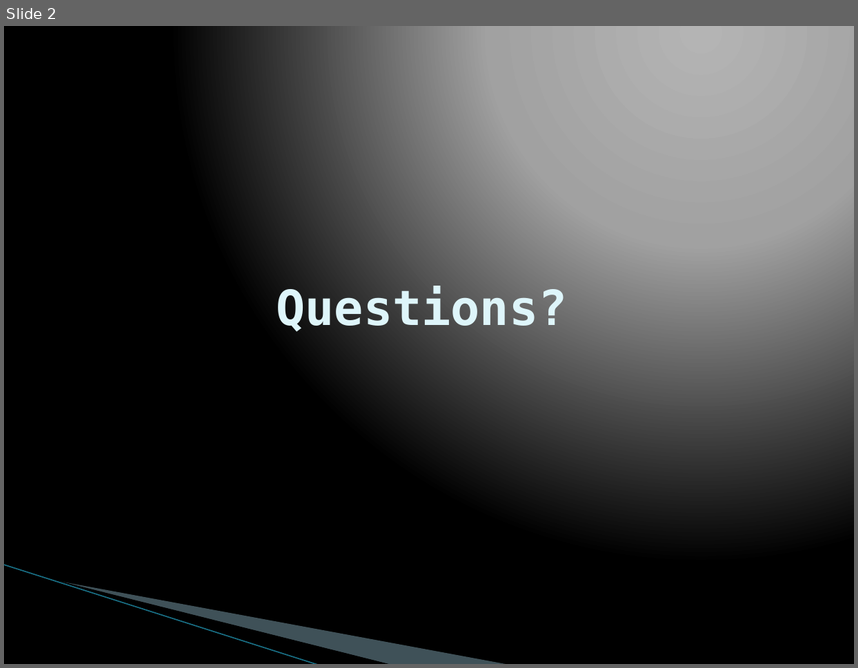
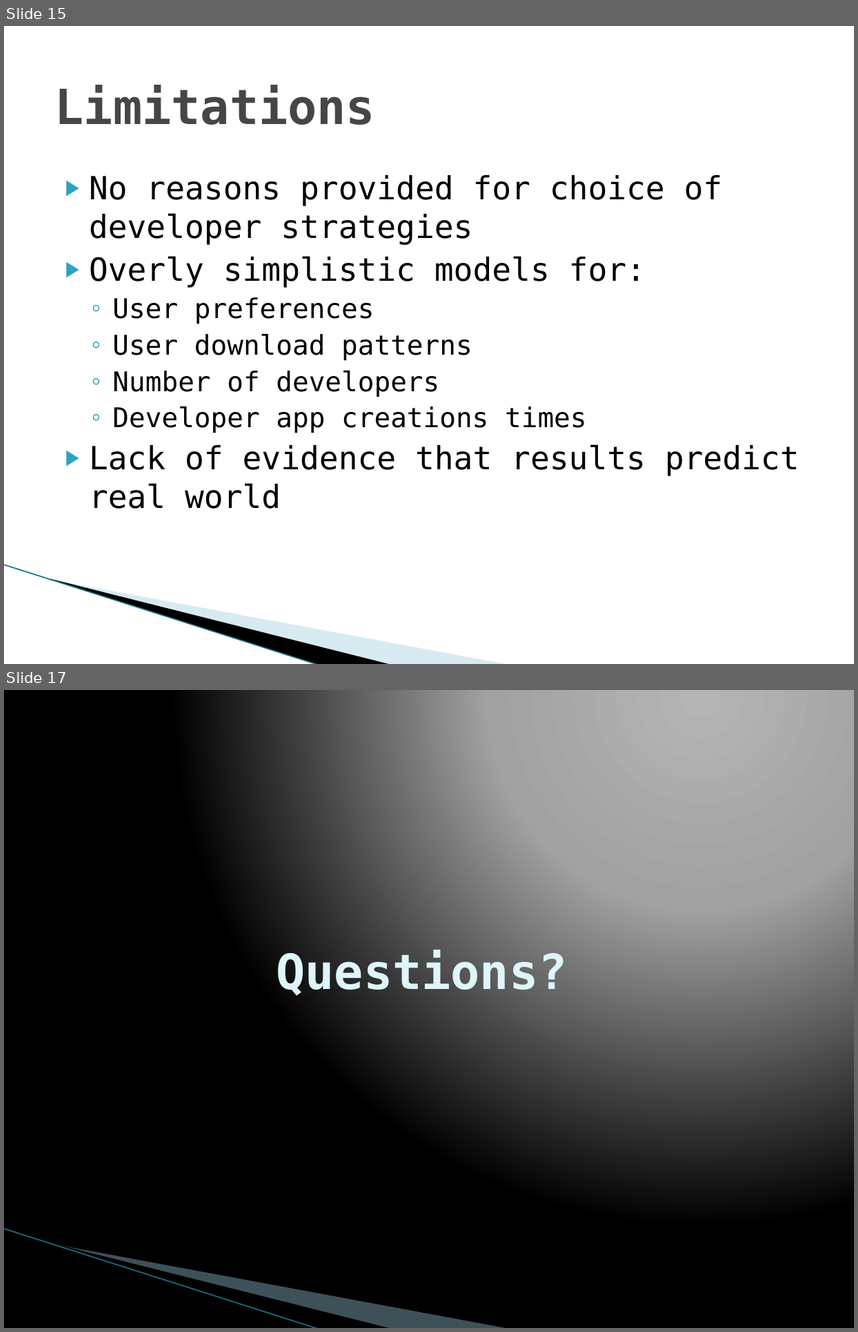
Before and after one commit to vfasburg/cse_848, a slide deck: paper/848_Paper_Presentation_Fasburg_Thomas.pptx. Shown one above the other, each under a label of ours: slide 2 before the commit, slides 15 and 17 after it; the slides between them are not shown. The pictures are 858x668 and 858x1332 pixels, drawn with LibreOffice and Linux fonts; fonts in the diff are those of the drawing; background and template pictures are left out. Boxes give left, top, right and bottom in pixels: in the first picture for what was removed or moved away, otherwise in the second. Text is boxed around its words. In the diff, an @@ line names an element or a change of style, - is before the commit and + after.

```diff
--- a/paper/848_Paper_Presentation_Fasburg_Thomas.pptx
+++ b/paper/848_Paper_Presentation_Fasburg_Thomas.pptx
@@ slide 15 added at (x1=4, y1=26, x2=854, y2=664), background #FFFFFF; not listed: 3 template elements that a slide beside it also shows @@
@@ title added at (x1=55, y1=85, x2=375, y2=125), 41 pt, text #464646, bold @@
+Limitations
@@ text added at (x1=89, y1=175, x2=800, y2=508), 27 pt, text #000000 @@
+▶ No reasons provided for choice of developer strategies
+▶ Overly simplistic models for:
+  ◦ User preferences
+  ◦ User download patterns
+  ◦ Number of developers
+  ◦ Developer app creations times
+▶ Lack of evidence that results predict real world
@@ what was slide 2 is now slide 17 @@
```
Also in this commit, not shown: 1 slide changed, 14 other slides added, 1 other file.
